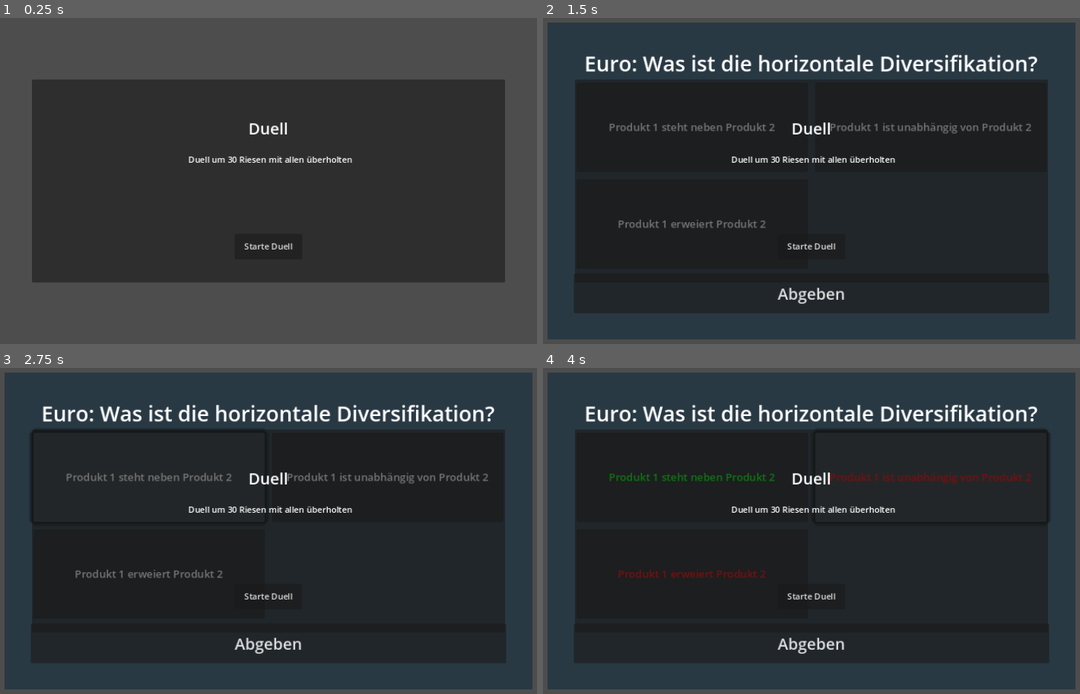
Above: before the commit, frames 1-4 (two rows, left to right).
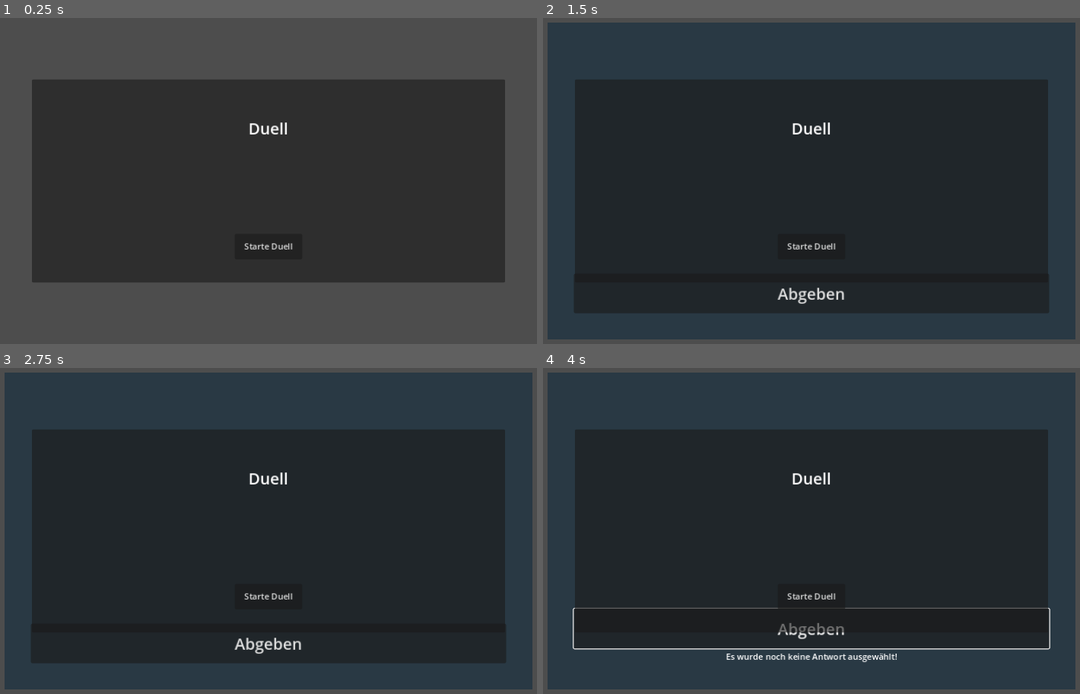
Above: after the commit, the same moments.

Repository: hfxbse/mparty
Game: Godot game, scene res://duel/duell_movement/overtaking_duell.tscn
Two runs of this game, one before a commit and one after it. Both use one fixed random seed, a clock stepped at 60 frames per second and the inputs below. This scene is started directly instead of the project's main scene.
Inputs (mouse positions are in pixels of both pictures, inside the frame that each line leads up to):
- Up to frame 1 (0.25 s): no input
- Up to frame 2 (1.5 s): click "Starte Duell" at 0.5 s; click "Einfach" at 1.25 s
- Up to frame 3 (2.75 s): click (150, 478) at 2 s, where only the run before the commit has a clickable "Produkt 1 steht neben Produkt…"
- Up to frame 4 (4 s): click "Abgeben" at 2.75 s; click (929, 478) at 3.5 s, where only the run before the commit has a clickable "Produkt 1 ist unabhängig von …"

The runs differ from the first frame. In frame 1, 0.3% of the frame differs, in the area x 35-66%, y 42-45%; in frame 2, 3.2%; in frame 3, 3.3%; in frame 4, 8.0%, in the area x 5-95%, y 11-91%.
Error after the commit: Invalid access to property or key 'player_name' on a base object of type 'Nil'. (res://duel/duell_movement/duell.gd:53)

Commit message:
Pre-merge

Diff:
--- a/duel/duell_movement/duell.gd
+++ b/duel/duell_movement/duell.gd
@@ -15,14 +15,6 @@
 
 signal duel_result(ending: DuelEndings)
 
-func _ready():
-	var player1 = Player.new()
-	player1.player_name = "Euro"
-
-	var player2 = Player.new()
-	player2.player_name = "Yen"
-
-	start_duel(player1, player2)
 
 func _on_start_button_pressed():
 	var counter = 0
@@ -51,7 +43,8 @@
 	self.attacker = attacker
 	self.target = target
 
-	return await duel_result
+	return duel_result
+
 
 func start_question(player: Player):
 	var question_panel = preload("res://question_panel/question_panel.tscn").instantiate()
--- a/duel/duell_movement/overtaking_duell.tscn
+++ b/duel/duell_movement/overtaking_duell.tscn
@@ -36,14 +36,6 @@
 horizontal_alignment = 1
 vertical_alignment = 1
 
-[node name="Infotext" type="Label" parent="Panel"]
-layout_mode = 0
-offset_left = 296.0
-offset_top = 140.0
-offset_right = 606.0
-offset_bottom = 172.0
-text = "Duell um 30 Riesen mit allen überholten"
-
 [node name="StartButton" type="Button" parent="Panel"]
 layout_mode = 1
 anchors_preset = 7
